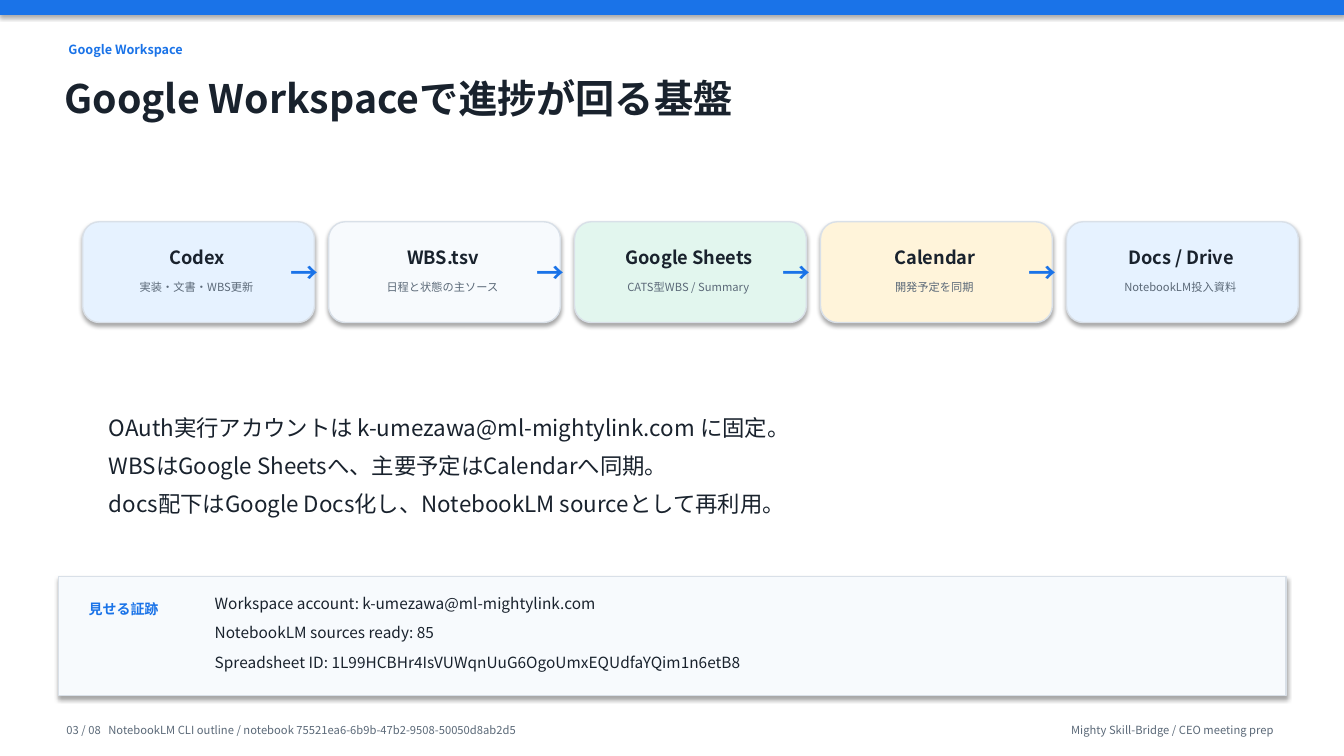
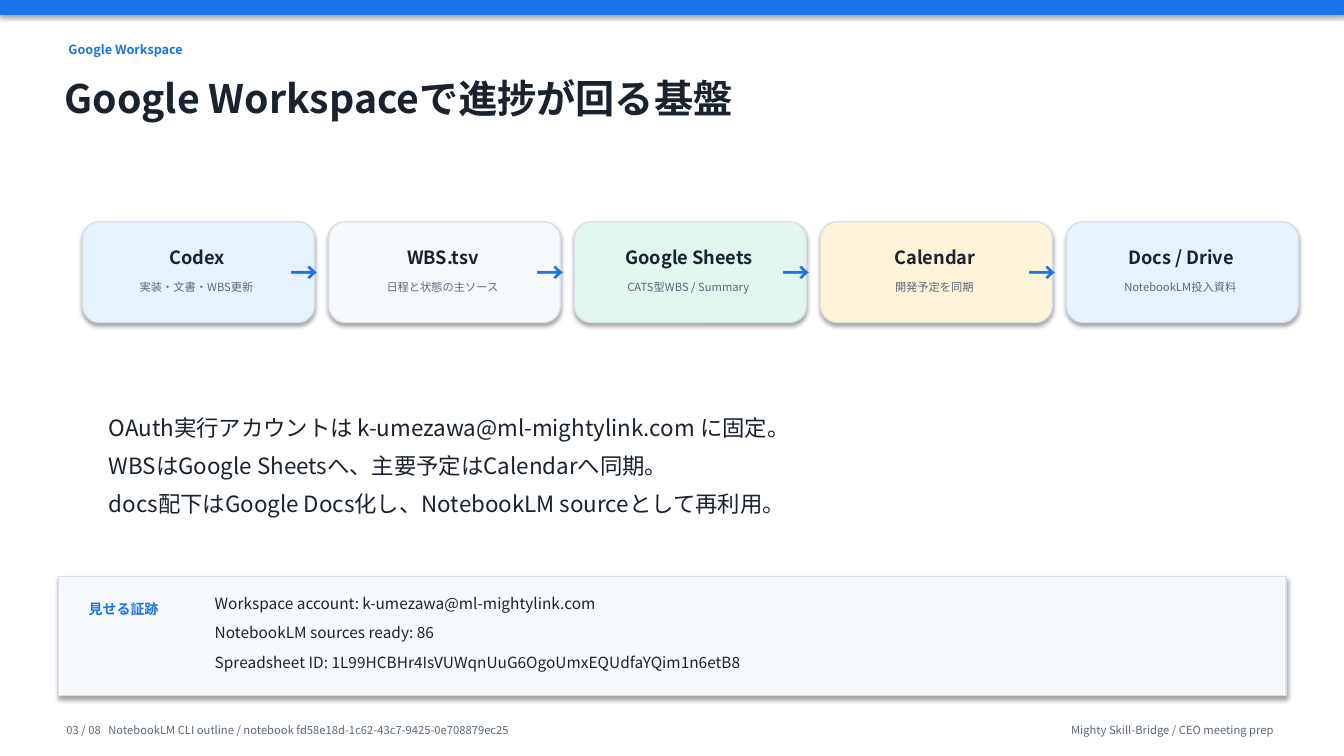
Before and after one commit to kanta13jp1/mighty-link-ai-connect, a slide deck: slide 3 of exports/knowledge_flow/mighty_skill_bridge_ceo_presentation_2026-06-02.pptx. Drawn at 1344x756 pixels with LibreOffice and Linux fonts; fonts in the diff are those of the drawing. Boxes give left, top, right and bottom in pixels: in the first picture for what was removed or moved away, otherwise in the second. Text is boxed around its words. In the diff, an @@ line names an element or a change of style, - is before the commit and + after.

```diff
--- a/exports/knowledge_flow/mighty_skill_bridge_ceo_presentation_2026-06-02.pptx
+++ b/exports/knowledge_flow/mighty_skill_bridge_ceo_presentation_2026-06-02.pptx
@@ text at (215, 625, 434, 642): text changed @@
-NotebookLM sources ready: 85
+NotebookLM sources ready: 86
@@ text at (66, 725, 508, 734): text changed @@
-03 / 08 NotebookLM CLI outline / notebook 75521ea6-6b9b-47b2-9508-50050d8ab2d5
+03 / 08 NotebookLM CLI outline / notebook fd58e18d-1c62-43c7-9425-0e708879ec25
```
Also in this commit, not shown: 7 other slides changed, 29 other files.
